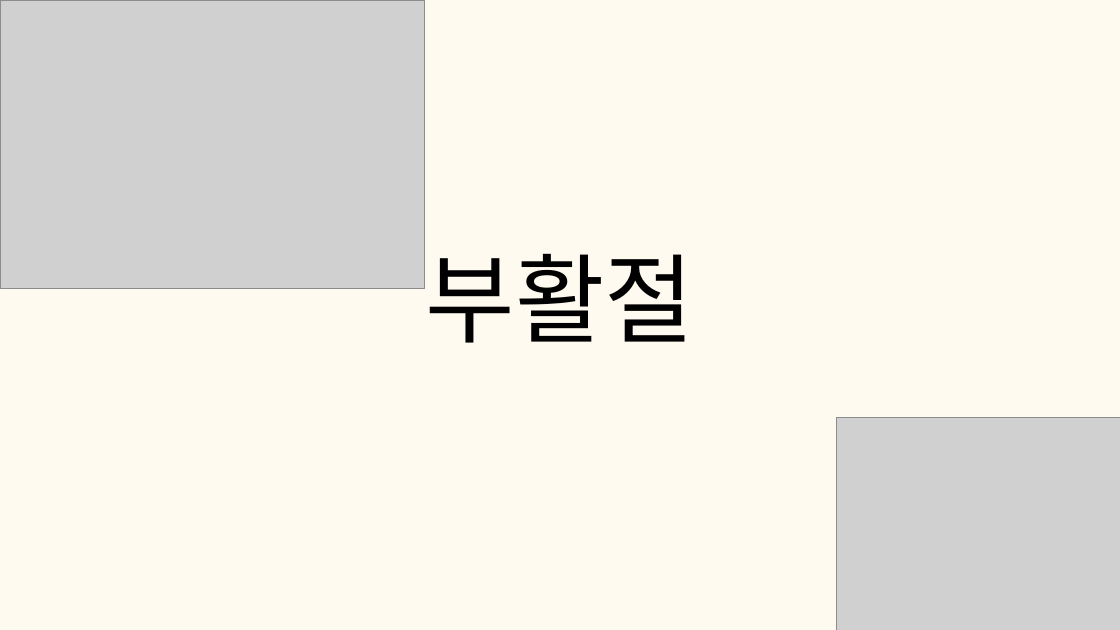
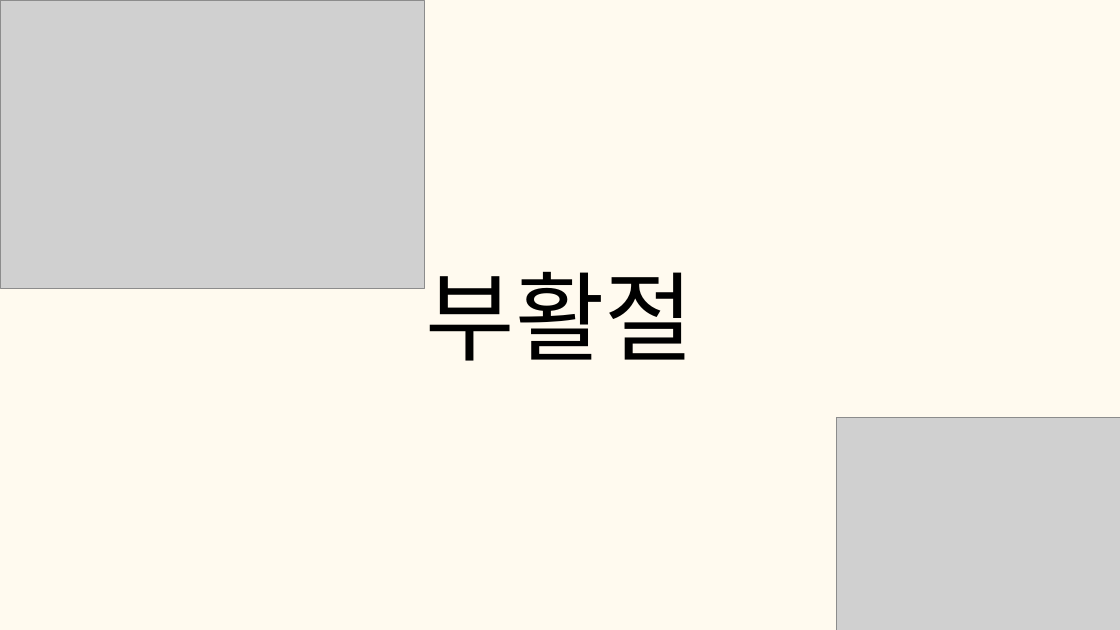
Before and after one commit to tkdgns25300/sunday_play, a slide deck: slide 12 of public/downloads/games/newspaper-puzzle/rules.pptx (slide 11 before the commit). Drawn at 1120x630 pixels with LibreOffice and Linux fonts; fonts in the diff are those of the drawing; grey boxes stand for pictures. Boxes give left, top, right and bottom in pixels: in the first picture for what was removed or moved away, otherwise in the second. Text is boxed around its words. In the diff, an @@ line names an element or a change of style, - is before the commit and + after.

```diff
--- a/public/downloads/games/newspaper-puzzle/rules.pptx
+++ b/public/downloads/games/newspaper-puzzle/rules.pptx
@@ text "부활절": place and size @@
-text "부활절" at [426,253,694,343]
+text "부활절" at [426,271,694,361]
@@ text "부활절" at [426,271,694,361]: font Arial to Noto Sans CJK KR @@
```
Also in this commit, not shown: 16 other slides changed, 1 slide added, 3 other files.
